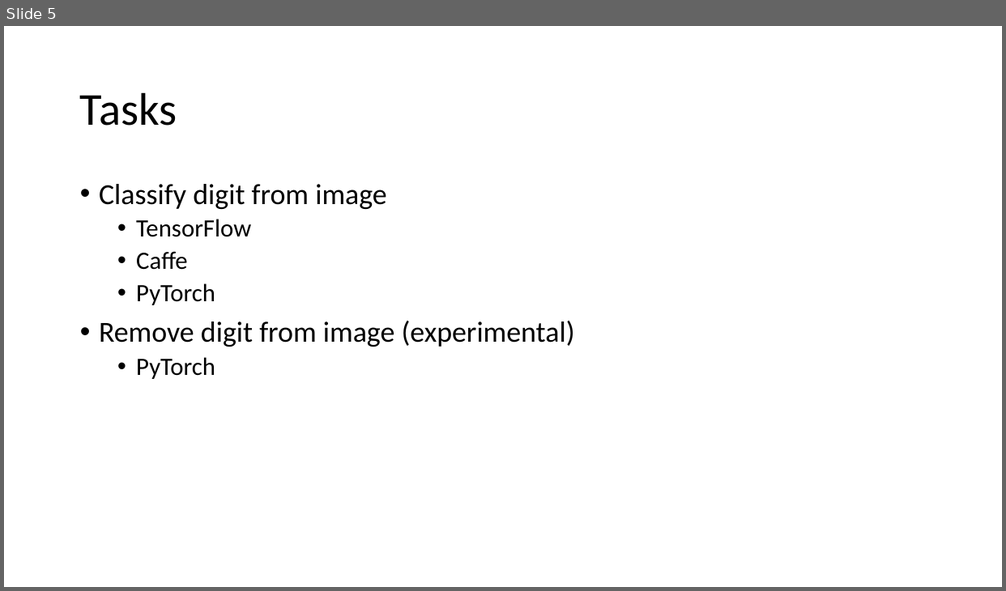
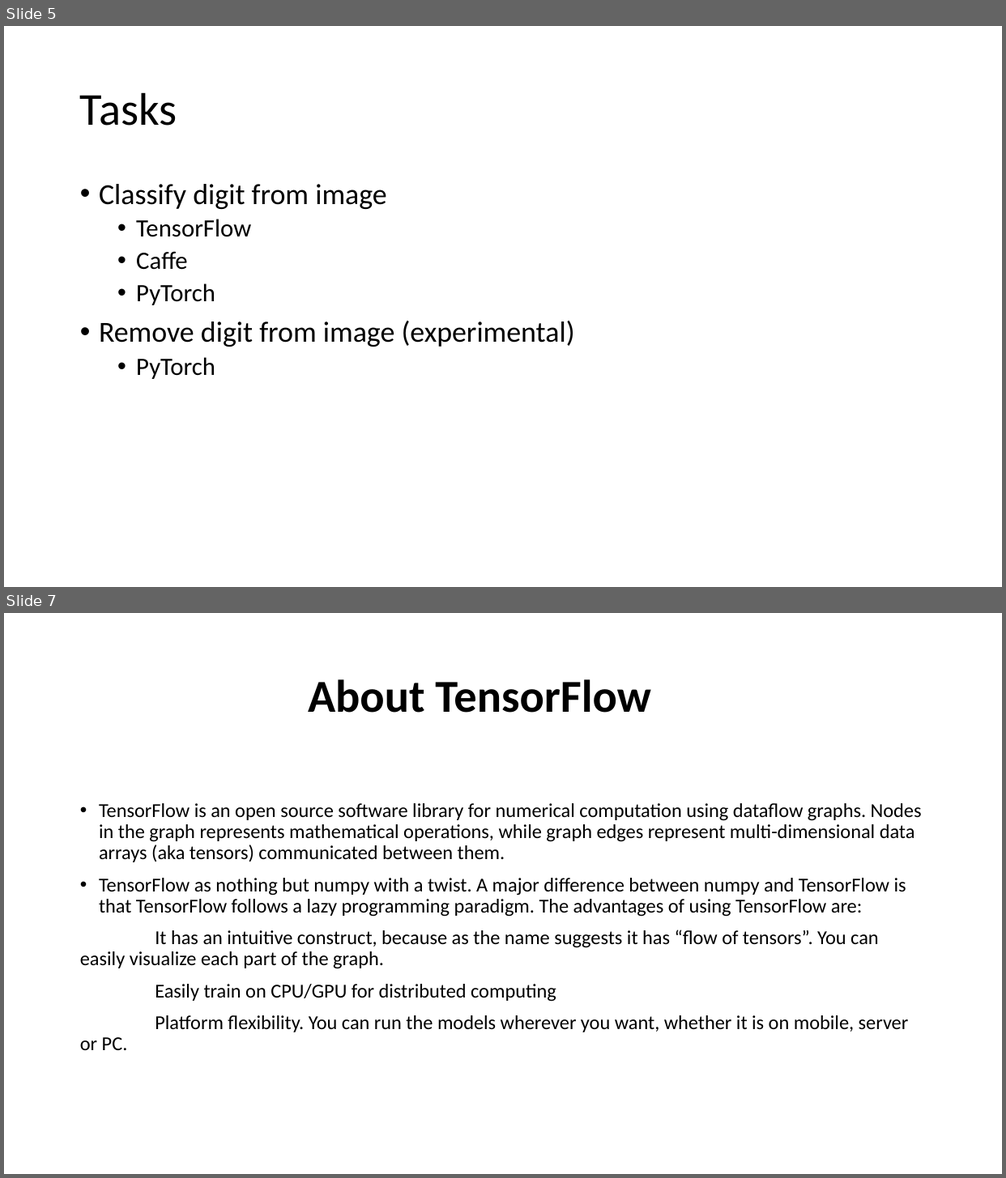
Before and after one commit to BillGrieser-GW/Final-Project-Group-7, a slide deck: Final-Group-Presentation/Group7.pptx. Shown one above the other, each under a label of ours: slide 5 before the commit, slides 5 and 7 after it; the slides between them are not shown. The pictures are 1006x591 and 1006x1178 pixels, drawn with LibreOffice and Linux fonts; fonts in the diff are those of the drawing. Boxes give left, top, right and bottom in pixels: in the first picture for what was removed or moved away, otherwise in the second. Text is boxed around its words. In the diff, an @@ line names an element or a change of style, - is before the commit and + after.

```diff
--- a/Final-Group-Presentation/Group7.pptx
+++ b/Final-Group-Presentation/Group7.pptx
@@ slide 7 added at bbox=[4, 613, 1002, 1174], background #FFFFFF @@
@@ title added at bbox=[308, 679, 651, 713], 44 pt, text #000000, bold @@
+About TensorFlow
@@ text added at bbox=[80, 803, 922, 1033], 19 pt, text #000000 @@
+• TensorFlow is an open source software library for numerical computation using dataflow graphs. Nodes in the graph represents mathematical operations, while graph edges represent multi-dimensional data arrays (aka tensors) communicated between them.
+• TensorFlow as nothing but numpy with a twist. A major difference between numpy and TensorFlow is that TensorFlow follows a lazy programming paradigm. The advantages of using TensorFlow are:
+It has an intuitive construct, because as the name suggests it has “flow of tensors”. You can easily visualize each part of the graph.
+Easily train on CPU/GPU for distributed computing
+Platform flexibility. You can run the models wherever you want, whether it is on mobile, server or PC.
```
Also in this commit, not shown: 1 slide changed, 15 other slides added, 2 slides removed, 3 other files.
